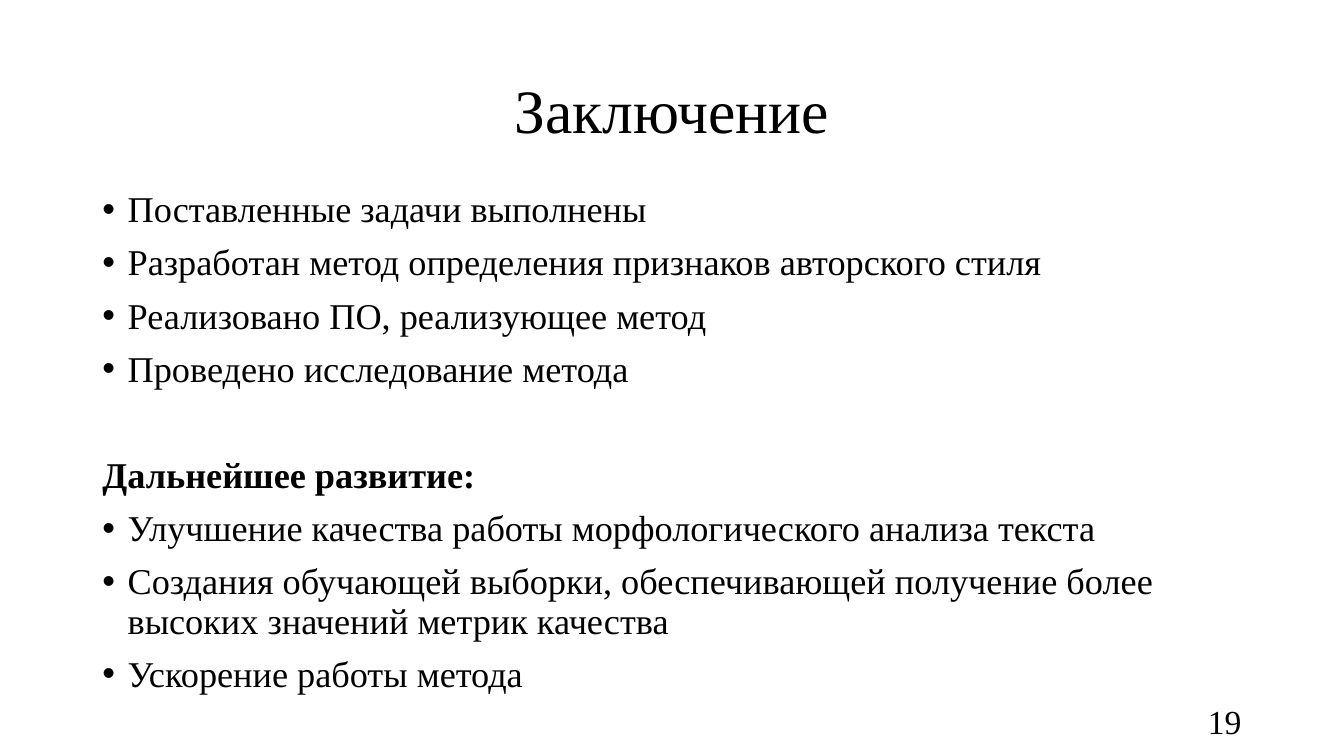
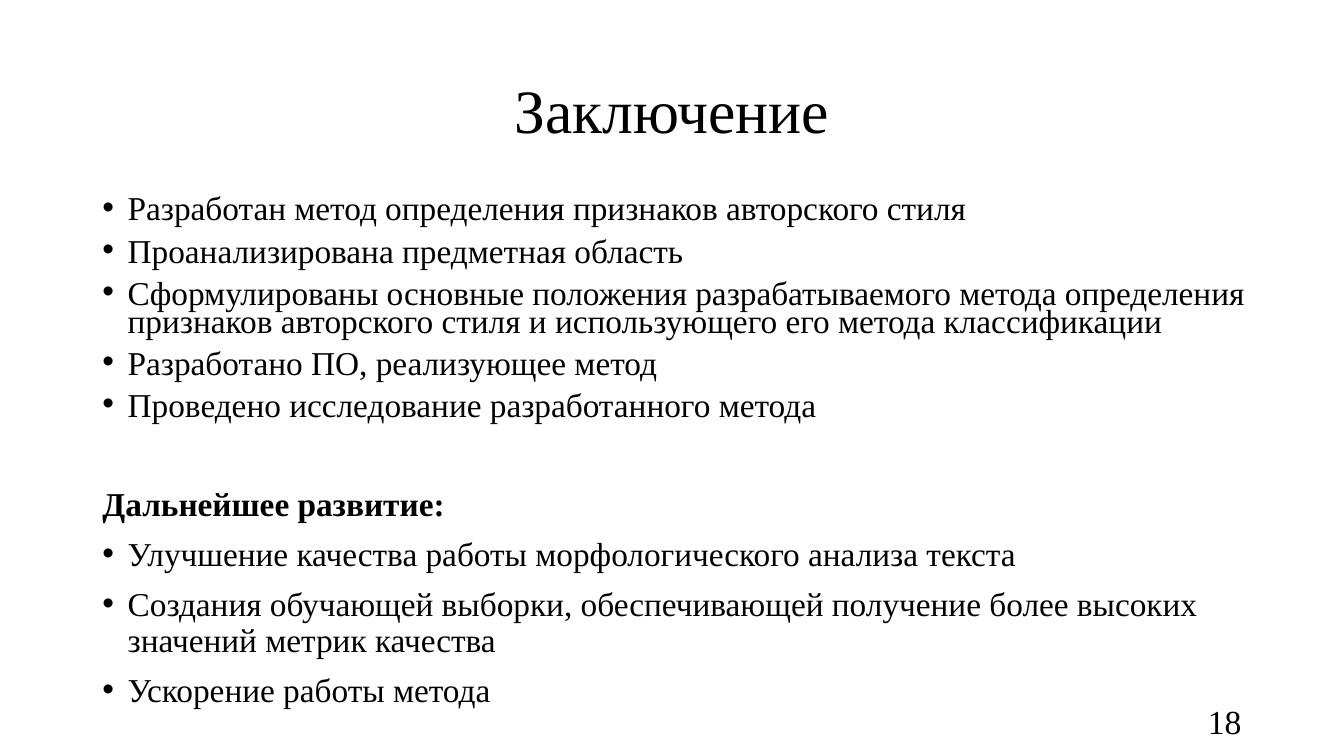
Before and after one commit to oljakon/bachelor-degree, a slide deck: slide 18 of РПЗ/презентация_Кондрашова.pptx (slide 19 before the commit). Drawn at 1344x756 pixels with LibreOffice and Linux fonts; fonts in the diff are those of the drawing. Boxes give left, top, right and bottom in pixels: in the first picture for what was removed or moved away, otherwise in the second. Text is boxed around its words. In the diff, an @@ line names an element or a change of style, - is before the commit and + after.

```diff
--- a/РПЗ/презентация_Кондрашова.pptx
+++ b/РПЗ/презентация_Кондрашова.pptx
@@ text at (102, 196, 1197, 709): size 25.9 to 23.8 pt in "Разработан метод определения признаков авторского стиля", "Дальнейшее развитие:", "Улучшение качества работы морфологического анализа текста", "Создания обучающей выборки, обеспечивающей получение более в ..." and 1 more places @@
@@ text at (128, 198, 647, 229): paragraph removed @@
-• Поставленные задачи выполнены
@@ text at (128, 239, 1244, 424): text changed; size 25.9 to 23.8 pt @@
-• Реализовано ПО, реализующее метод
-• Проведено исследование метода
+• Проанализирована предметная область
+• Сформулированы основные положения разрабатываемого метода определения признаков авторского стиля и использующего его метода классификации
+• Разработано ПО, реализующее метод
+• Проведено исследование разработанного метода
@@ page number at (1208, 711, 1242, 735): text changed @@
-19
+18
```
Also in this commit, not shown: 13 other slides changed, 2 slides added, 3 slides removed, 2 other files.
